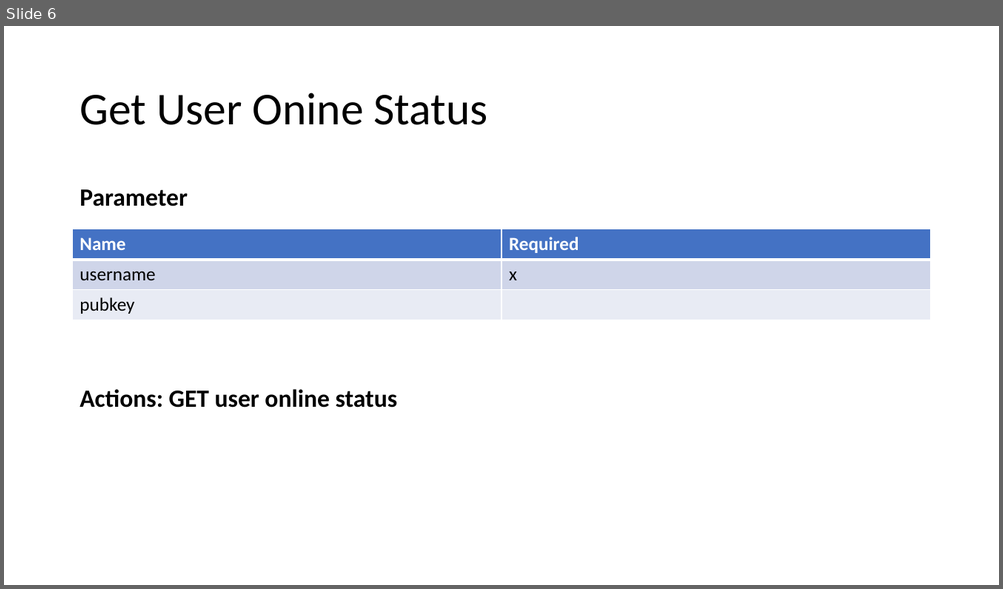
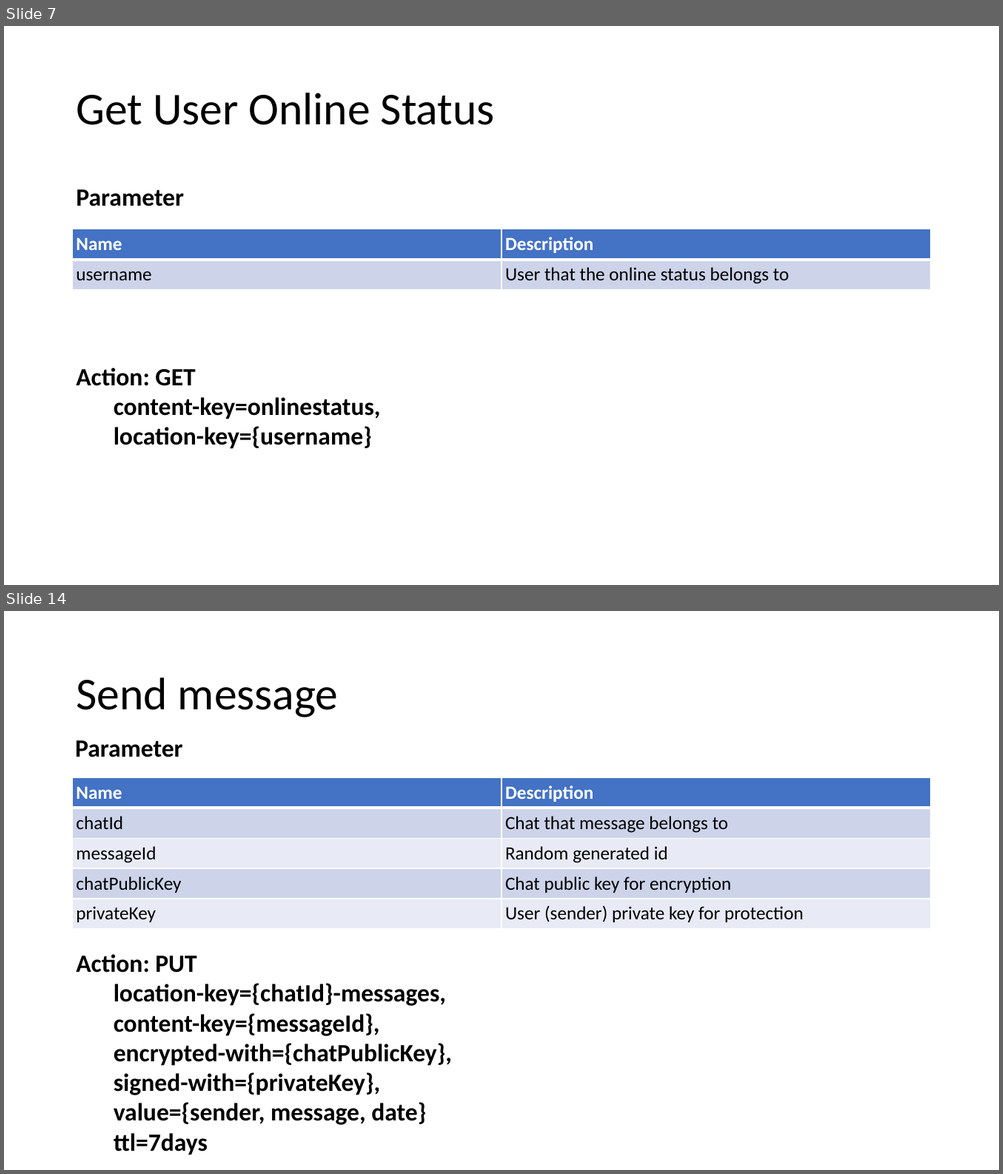
Before and after one commit to lexli8888/DSA-chat, a slide deck: presentation/Challenge Task HS 2018.pptx. Shown one above the other, each under a label of ours: slide 6 before the commit, slides 7 and 14 after it; the slides between them are not shown. The pictures are 1003x589 and 1003x1174 pixels, drawn with LibreOffice and Linux fonts; fonts in the diff are those of the drawing. Boxes give left, top, right and bottom in pixels: in the first picture for what was removed or moved away, otherwise in the second. Text is boxed around its words. In the diff, an @@ line names an element or a change of style, - is before the commit and + after.

```diff
--- a/presentation/Challenge Task HS 2018.pptx
+++ b/presentation/Challenge Task HS 2018.pptx
@@ slide 14 added at [4, 611, 999, 1170], background #FFFFFF @@
@@ title added at [76, 678, 338, 718], 44 pt, text #000000 @@
+Send message
@@ text added at [75, 741, 183, 758], 24 pt, text #000000, bold @@
+Parameter
@@ table added at [73, 778, 930, 1051], 5 rows, 2 columns @@
+Name | Description
+chatId | Chat that message belongs to
+messageId | Random generated id
+chatPublicKey | Chat public key for encryption
+privateKey | User (sender) private key for protection
@@ text added at [76, 954, 452, 1156], 24 pt, text #000000, bold @@
+Action: PUT
+  location-key={chatId}-messages,
+  content-key={messageId},
+  encrypted-with={chatPublicKey},
+  signed-with={privateKey},
+  value={sender, message, date}
+  ttl=7days
@@ what was slide 6 is now slide 7 @@
@@ slide 7 changed as well @@
@@ title at [76, 93, 495, 125]: text changed @@
-Get User Onine Status
+Get User Online Status
@@ text "Parameter": place and size @@
-text "Parameter" at [79, 190, 188, 207]
+text "Parameter" at [76, 190, 184, 207]
@@ table at [73, 230, 930, 321] @@
-row 1: Name | Required
-row 2: username | x
-row 3: pubkey | 
+row 1: Name | Description
+row 2: username | User that the online status belongs to
@@ text added at [76, 368, 381, 449], 24 pt, text #000000, bold @@
+Action: GET
+  content-key=onlinestatus,
+  location-key={username}
@@ text removed at [79, 389, 398, 408] @@
-Actions: GET user online status
```
Also in this commit, not shown: 5 other slides changed, 7 other slides added, 7 slides removed.
